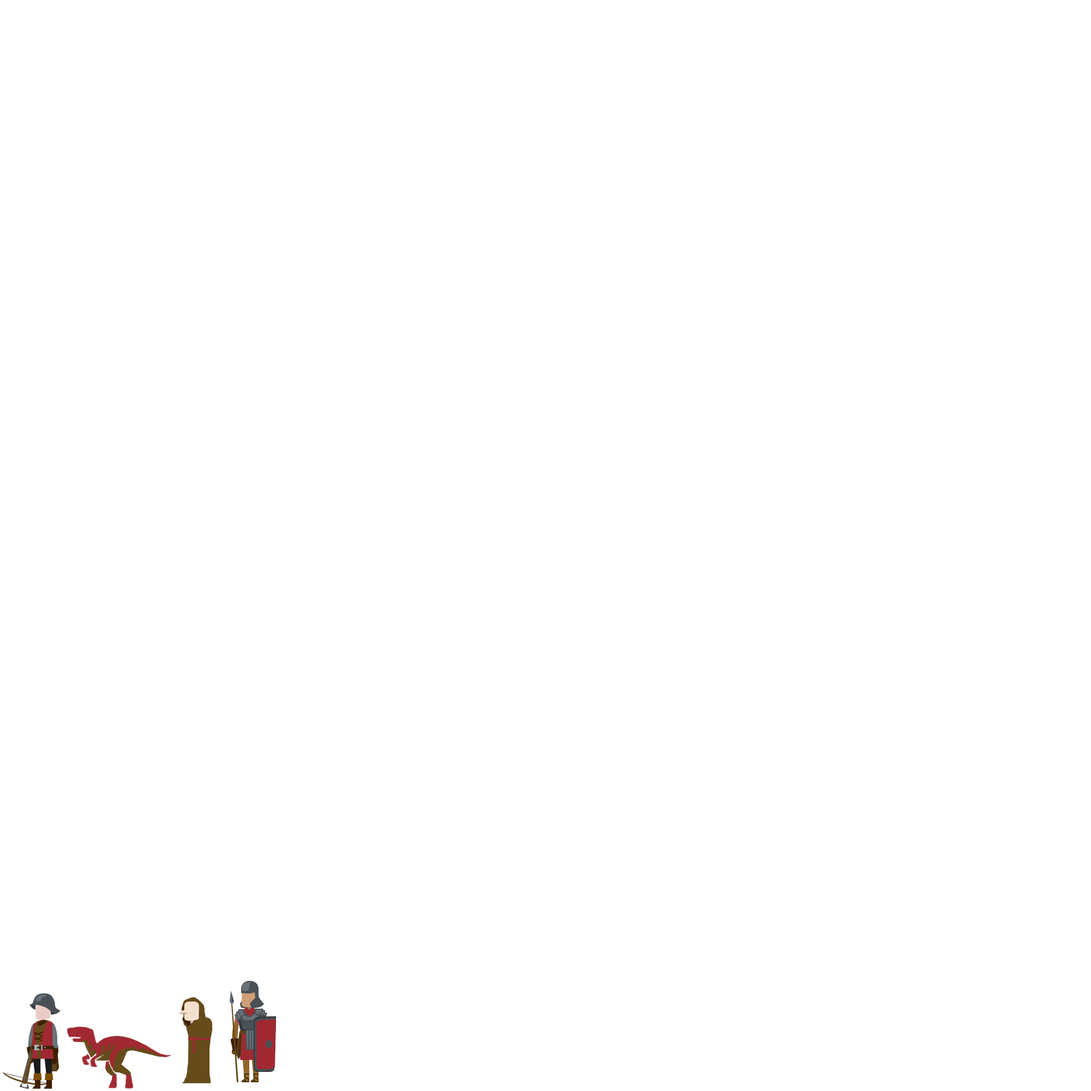
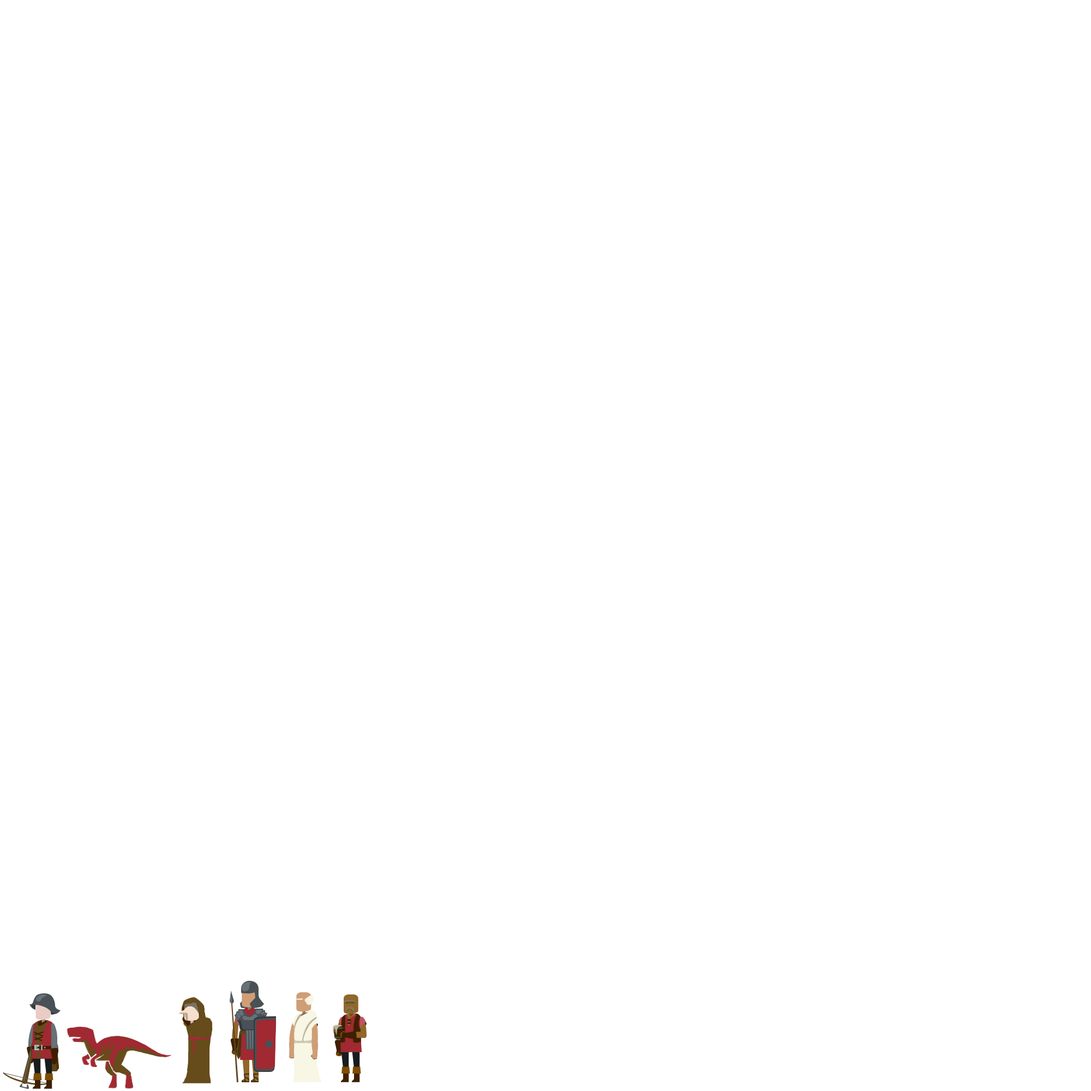
Comparing the layer stacks of the two 1091x1091 images. Changes:
added group "InnKeeper" with 5 layers above "Senator" over [332, 994, 368, 1083]
added layer "Layer 31" in group "InnKeeper" over [343, 994, 359, 1018]
added layer "Layer 29" in group "InnKeeper" over [332, 1017, 368, 1040]
added layer "Layer 28" in group "InnKeeper" over [340, 1012, 362, 1053]
added layer "Layer 30" in group "InnKeeper" over [335, 1017, 344, 1058]
added layer "Layer 32" in group "InnKeeper" over [341, 1044, 362, 1083]
added group "Senator" with 4 layers above "Arbalest" over [288, 992, 322, 1083]
added layer "Layer 25" in group "Senator" over [295, 992, 315, 1016]
added layer "Layer 26" in group "Senator" over [311, 1018, 319, 1061]
added layer "Layer 24" in group "Senator" over [291, 1001, 322, 1083]
added layer "Layer 27" in group "Senator" over [288, 1019, 297, 1060]
moved "Layer 21" above "Layer 22" over [32, 1020, 55, 1060]
painted on "Layer 16 copy" over [182, 1001, 200, 1022]
